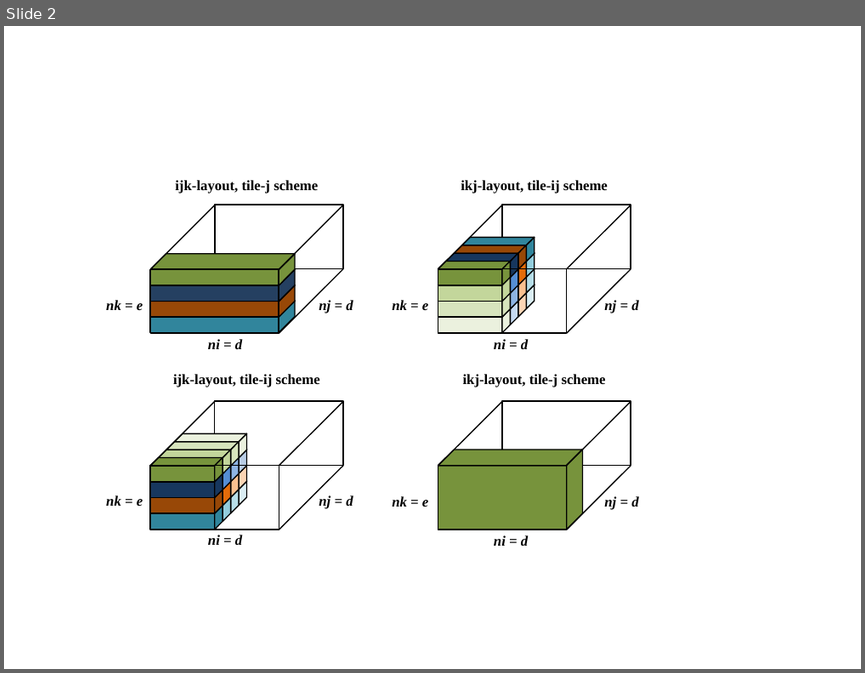
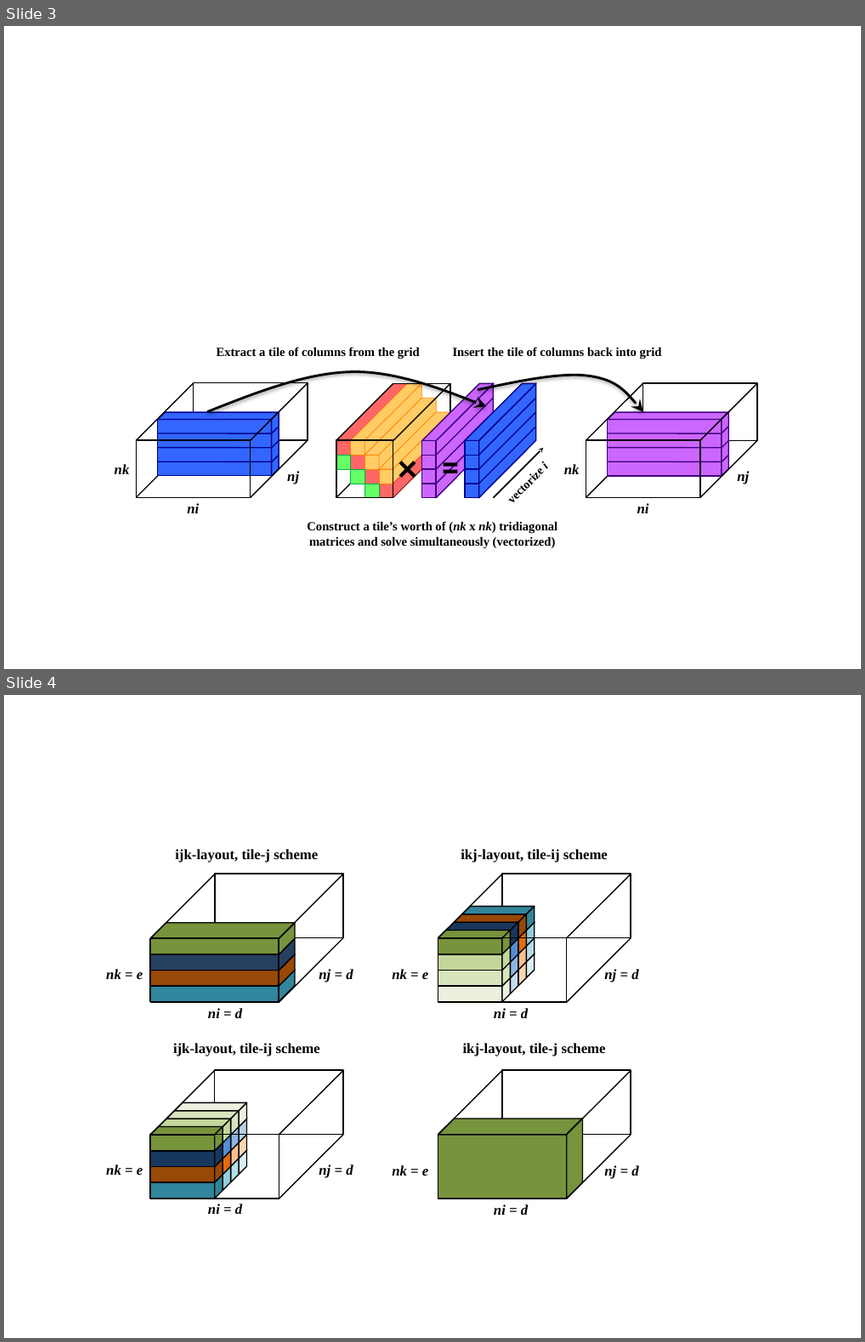
Before and after one commit to drhansj/ssta_paper_pdsec_2017, a slide deck: figures/diagrams_master.pptx. Shown one above the other, each under a label of ours: slide 2 before the commit, slides 3 and 4 after it. The pictures are 865x673 and 865x1342 pixels, drawn with LibreOffice and Linux fonts; fonts in the diff are those of the drawing. Boxes give left, top, right and bottom in pixels: in the first picture for what was removed or moved away, otherwise in the second. Text is boxed around its words. In the diff, an @@ line names an element or a change of style, - is before the commit and + after.

```diff
--- a/figures/diagrams_master.pptx
+++ b/figures/diagrams_master.pptx
@@ slide 3 added at (4, 26, 861, 669), background #FFFFFF @@
@@ group added at (114, 346, 757, 548): 41 lines, 25 rectangles, 16 parallelograms, 10 texts, 2 freeform shapes, 1 arrow @@
+Construct a tile’s worth of (nk x nk) tridiagonal
+matrices and solve simultaneously (vectorized)
+Extract a tile of columns from the grid
+Insert the tile of columns back into grid
+ni
+nk
+nj
+ni
+nk
+nj
+vectorize i
@@ what was slide 2 is now slide 4 @@
```
Also in this commit, not shown: 1 slide changed, 1 other slide added, 11 other files.
